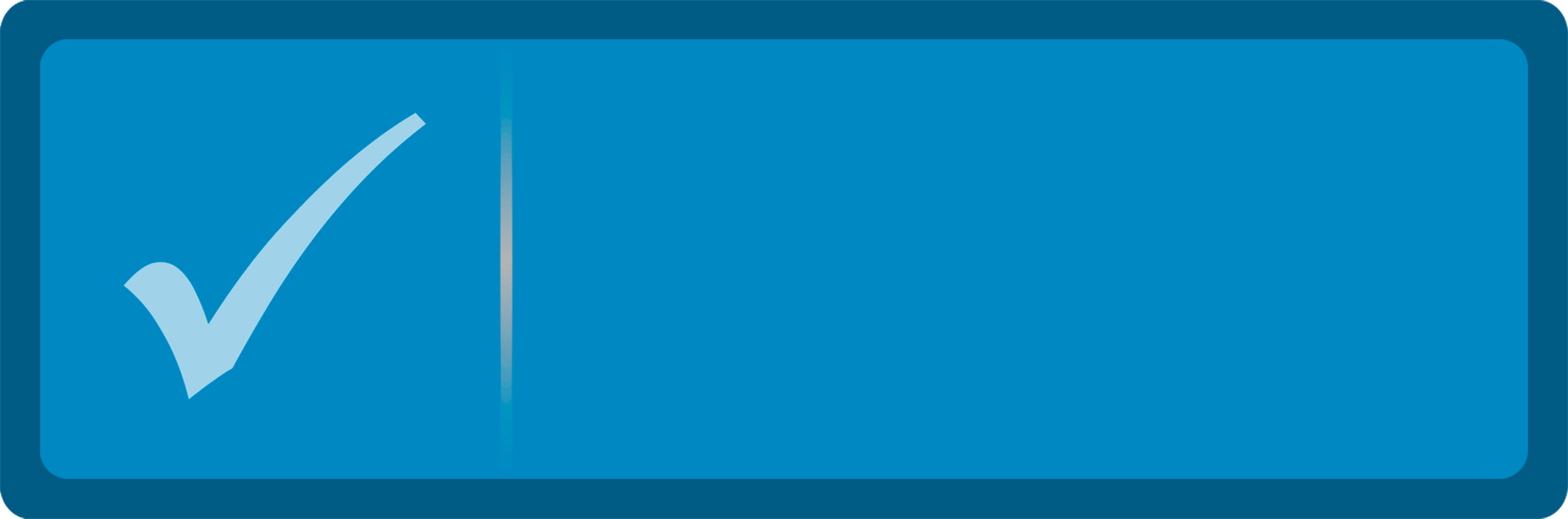
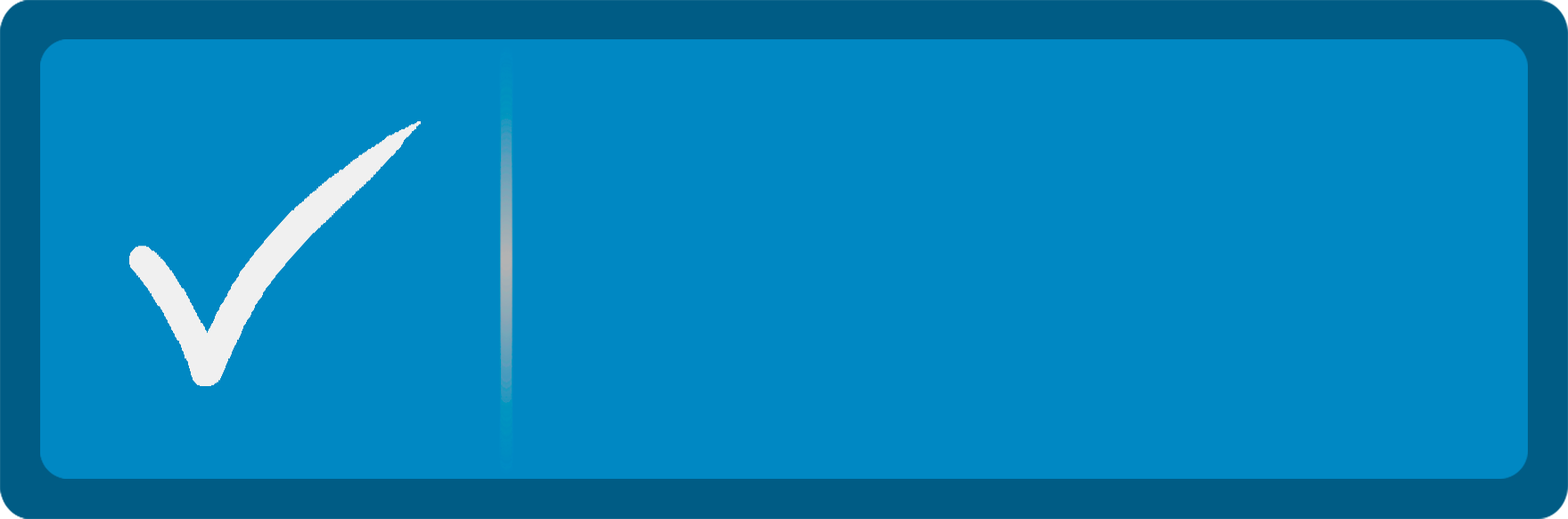
Layer changes from the first 1568x519 image to the second:
added layer "Layer 3" above "Layer 2" over bbox(129, 121, 421, 386)
added layer "Layer 2" above "Layer 1" over bbox(123, 111, 427, 401)
